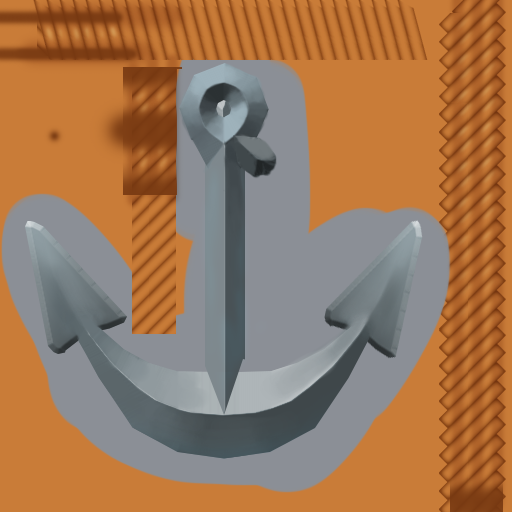
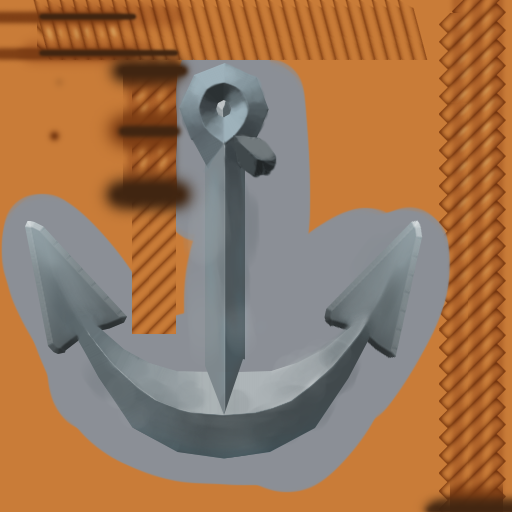
Two versions of the same layered image (512px x 512px). Layer-by-layer changes:
added group "Group 1" with 1 layers above "brown_2" over [left=37, top=11, right=512, bottom=512]
added layer "Layer 14" in group "Group 1" over [left=37, top=11, right=512, bottom=512]
added layer "Layer 13" (28%) in group "brown_2" over [left=83, top=166, right=418, bottom=458]
